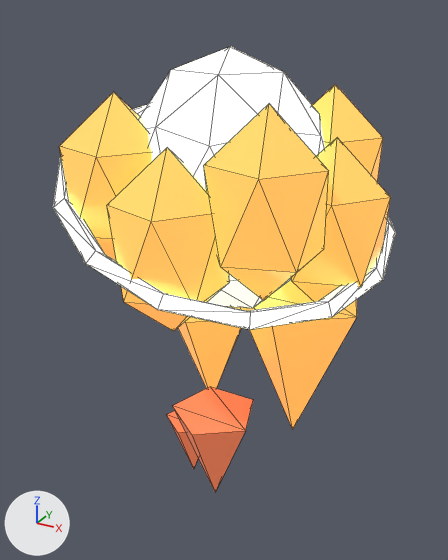
The glTF model public/assets/harthmere/glb/projectiles/fireball.glb as it was, and as the next commit left it.
One viewpoint serves both versions: a camera (50 mm lens) standing at (0.638, -1.184, 0.483) and looking at (-0.022, 0.015, -0.116). Every picture has the same lights, and +X, +Y and +Z are marked at lower left. The older version comes first. Mesh edges are drawn as thin lines. Where no turn or scale is listed for an object, it has been applied to the vertices. Vertices at exactly the same position are counted once.

Before the edit, the objects in view are built like this:
```python
ob_flametongue_1 = bpy.data.objects.new('FlameTongue_1', me_cone_002)
ob_flametongue_1.location = (-0.12, 0.12, -0.4)
ob_heatband = bpy.data.objects.new('HeatBand', me_torus_029)
ob_heatband.location = (0.0, 0.0, 0.1)
ob_lavashell_0 = bpy.data.objects.new('LavaShell_0', me_icosphere_006)
ob_lavashell_0.location = (0.24, 0.0, 0.06)
ob_lavashell_1 = bpy.data.objects.new('LavaShell_1', me_icosphere_007)
ob_lavashell_1.location = (0.17, 0.17, 0.14)
ob_lavashell_5 = bpy.data.objects.new('LavaShell_5', me_icosphere_011)
ob_lavashell_5.location = (-0.17, -0.17, 0.14)
ob_lavashell_6 = bpy.data.objects.new('LavaShell_6', me_icosphere_012)
ob_lavashell_6.location = (0.0, -0.24, 0.06)
ob_lavashell_7 = bpy.data.objects.new('LavaShell_7', me_icosphere_013)
ob_lavashell_7.location = (0.17, -0.17, 0.14)
ob_whitehotcore = bpy.data.objects.new('WhiteHotCore', me_icosphere_005)
ob_whitehotcore.location = (0.0, 0.0, 0.12)
# also in view: 'FlameTongue_3' at (-0.08, -0.057, -0.58); 'FlameTongue_2' at (0.05, -0.17, -0.48); 'FlameTongue_0' at (0.16, 0.035, -0.32)
```
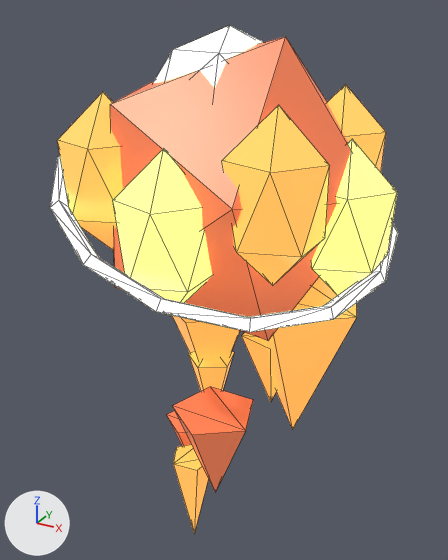
Diff of the bpy script that builds the scene:
```diff
--- a/public/assets/harthmere/glb/projectiles/fireball.glb.py
+++ b/public/assets/harthmere/glb/projectiles/fireball.glb.py
@@ me_torus_029 @@
-me_torus_029.from_pydata(...)  # 56 vertices, 112 faces; spans x -0.359..0.359, y -0.361..0.361, z -0.168..0.168
+me_torus_029.from_pydata(...)  # 56 vertices, 112 faces; spans x -0.364..0.364, y -0.367..0.367, z -0.168..0.168
+# me_torus_029 part 1: 56 of 56 vertices moved; they spanned x -0.359..0.359, y -0.361..0.361, z -0.168..0.168 and now span x -0.364..0.364, y -0.367..0.367, z -0.168..0.168; mean shift (0.0, 0.0, 0.0)
 me_torus_029.materials.append(mat_premium_projectile_fire_hot)
@@ me_icosphere_006 @@
-me_icosphere_006.from_pydata(...)  # 12 vertices, 20 faces; spans x -0.116..0.116, y -0.111..0.111, z -0.19..0.19
-me_icosphere_006.materials.append(mat_premium_projectile_fire)  # orange #ffad53, glowing orange #e79c4a
+me_icosphere_006.from_pydata(...)  # 12 vertices, 20 faces; spans x -0.098..0.098, y -0.094..0.094, z -0.17..0.17
+# me_icosphere_006 part 2: the whole mesh is scaled about its middle by (0.846, 0.846, 0.895)
+me_icosphere_006.materials.append(mat_premium_projectile_molten)  # yellow #ffda70, glowing yellow #ffda70
@@ me_icosphere_007 @@
-me_icosphere_007.from_pydata(...)  # 12 vertices, 20 faces; spans x -0.116..0.116, y -0.111..0.111, z -0.19..0.19
+me_icosphere_007.from_pydata(...)  # 12 vertices, 20 faces; spans x -0.098..0.098, y -0.094..0.094, z -0.17..0.17
+# me_icosphere_007 part 3: the whole mesh is scaled about its middle by (0.846, 0.846, 0.895)
 me_icosphere_007.materials.append(mat_premium_projectile_fire)
@@ me_icosphere_011 @@
-me_icosphere_011.from_pydata(...)  # 12 vertices, 20 faces; spans x -0.116..0.116, y -0.111..0.111, z -0.19..0.19
+me_icosphere_011.from_pydata(...)  # 12 vertices, 20 faces; spans x -0.098..0.098, y -0.094..0.094, z -0.17..0.17
+# me_icosphere_011 part 4: the whole mesh is scaled about its middle by (0.846, 0.846, 0.895)
 me_icosphere_011.materials.append(mat_premium_projectile_fire)
@@ me_icosphere_012 @@
-me_icosphere_012.from_pydata(...)  # 12 vertices, 20 faces; spans x -0.116..0.116, y -0.111..0.111, z -0.19..0.19
-me_icosphere_012.materials.append(mat_premium_projectile_fire)  # orange #ffad53, glowing orange #e79c4a
+me_icosphere_012.from_pydata(...)  # 12 vertices, 20 faces; spans x -0.098..0.098, y -0.094..0.094, z -0.17..0.17
+# me_icosphere_012 part 5: the whole mesh is scaled about its middle by (0.846, 0.846, 0.895)
+me_icosphere_012.materials.append(mat_premium_projectile_molten)  # yellow #ffda70, glowing yellow #ffda70
@@ me_icosphere_013 @@
-me_icosphere_013.from_pydata(...)  # 12 vertices, 20 faces; spans x -0.116..0.116, y -0.111..0.111, z -0.19..0.19
+me_icosphere_013.from_pydata(...)  # 12 vertices, 20 faces; spans x -0.098..0.098, y -0.094..0.094, z -0.17..0.17
+# me_icosphere_013 part 6: the whole mesh is scaled about its middle by (0.846, 0.846, 0.895)
 me_icosphere_013.materials.append(mat_premium_projectile_fire)
@@ me_icosphere_005 @@
-me_icosphere_005.from_pydata(...)  # 42 vertices, 80 faces; spans x -0.219..0.219, y -0.23..0.23, z -0.29..0.29
+me_icosphere_005.from_pydata(...)  # 42 vertices, 80 faces; spans x -0.209..0.209, y -0.22..0.22, z -0.3..0.3
+# me_icosphere_005 part 7: the whole mesh is multiplied about its middle by the matrix ((0.957, 0.0, 0.0), (0.0, 0.957, 0.0), (0.0, 0.0, 1.034))
 me_icosphere_005.materials.append(mat_premium_projectile_fire_hot)
@@ ob_lavashell_0 @@
 ob_lavashell_0 = bpy.data.objects.new('LavaShell_0', me_icosphere_006)
-ob_lavashell_0.location = (0.24, 0.0, 0.06)
+ob_lavashell_0.location = (0.27, 0.0, 0.08)
@@ ob_lavashell_1 @@
 ob_lavashell_1 = bpy.data.objects.new('LavaShell_1', me_icosphere_007)
-ob_lavashell_1.location = (0.17, 0.17, 0.14)
+ob_lavashell_1.location = (0.191, 0.177, 0.16)
@@ ob_lavashell_5 @@
 ob_lavashell_5 = bpy.data.objects.new('LavaShell_5', me_icosphere_011)
-ob_lavashell_5.location = (-0.17, -0.17, 0.14)
+ob_lavashell_5.location = (-0.191, -0.177, 0.16)
@@ ob_lavashell_6 @@
 ob_lavashell_6 = bpy.data.objects.new('LavaShell_6', me_icosphere_012)
-ob_lavashell_6.location = (0.0, -0.24, 0.06)
+ob_lavashell_6.location = (0.0, -0.25, 0.08)
@@ ob_lavashell_7 @@
 ob_lavashell_7 = bpy.data.objects.new('LavaShell_7', me_icosphere_013)
-ob_lavashell_7.location = (0.17, -0.17, 0.14)
+ob_lavashell_7.location = (0.191, -0.177, 0.16)
@@ ob_whitehotcore @@
 ob_whitehotcore = bpy.data.objects.new('WhiteHotCore', me_icosphere_005)
-ob_whitehotcore.location = (0.0, 0.0, 0.12)
+ob_whitehotcore.location = (0.0, 0.0, 0.15)
@@ ob_firewake_2 @@
+ob_firewake_2 = bpy.data.objects.new('FireWake_2', me_cone_009)  # a 5-sided cone pointing to -z spanning x -0.053..0.049, y -0.048..0.053, z -0.129..0.129; in mat_premium_projectile_fire (orange #ffad53, glowing orange #e79c4a)
+ob_firewake_2.location = (-0.025, -0.142, -0.66)
@@ ob_firewake_1 @@
+ob_firewake_1 = bpy.data.objects.new('FireWake_1', me_cone_008)  # a 5-sided cone pointing to -z spanning x -0.064..0.061, y -0.066..0.056, z -0.114..0.114; in mat_premium_projectile_fire (orange #ffad53, glowing orange #e79c4a)
+ob_firewake_1.location = (-0.097, 0.081, -0.5)
@@ ob_firewake_0 @@
+ob_firewake_0 = bpy.data.objects.new('FireWake_0', me_cone_007)  # a 5-sided cone pointing to -z spanning x -0.065..0.078, y -0.073..0.075, z -0.1..0.1; in mat_premium_projectile_fire (orange #ffad53, glowing orange #e79c4a)
+ob_firewake_0.location = (0.101, 0.037, -0.34)
@@ ob_embermantle @@
+ob_embermantle = bpy.data.objects.new('EmberMantle', me_icosphere_010_1)  # 12 vertices, 20 faces; spans x -0.337..0.337, y -0.277..0.277, z -0.334..0.334; in mat_premium_projectile_ember (orange #d5704b, glowing brown #a35437)
+ob_embermantle.location = (0.0, 0.0, 0.1)
```

Pixel boxes (x1, y1, x2, y2) of what changed, in the pictures (448 x 560 px):
'EmberMantle', added
    after: (110, 37, 351, 340)
'LavaShell_7', moved, rescaled (13% narrower, 8% shorter)
    before: (204, 104, 329, 300)
    after: (222, 105, 330, 286)
'WhiteHotCore', reshaped, moved
    before: (140, 47, 325, 308)
    after: (153, 26, 263, 88)
'LavaShell_6', recoloured, moved, rescaled (19% narrower, 9% shorter)
    before: (107, 148, 230, 331)
    after: (113, 149, 212, 316)
'LavaShell_0', recoloured, moved, rescaled (15% narrower)
    before: (290, 137, 391, 302)
    after: (311, 139, 397, 296)
'HeatBand', reshaped
    before: (53, 104, 395, 329)
    after: (50, 155, 398, 332)
'LavaShell_5', moved, rescaled
    before: (59, 92, 152, 262)
    after: (57, 92, 123, 250)
'LavaShell_1', moved, rescaled (17% narrower, 11% shorter)
    before: (312, 84, 383, 182)
    after: (327, 85, 386, 172)
'FireWake_2', added (orange)
    after: (173, 445, 208, 534)
'FireWake_1', added (orange)
    after: (189, 352, 234, 391)
'FireWake_0', added (orange)
    after: (242, 333, 276, 402)
